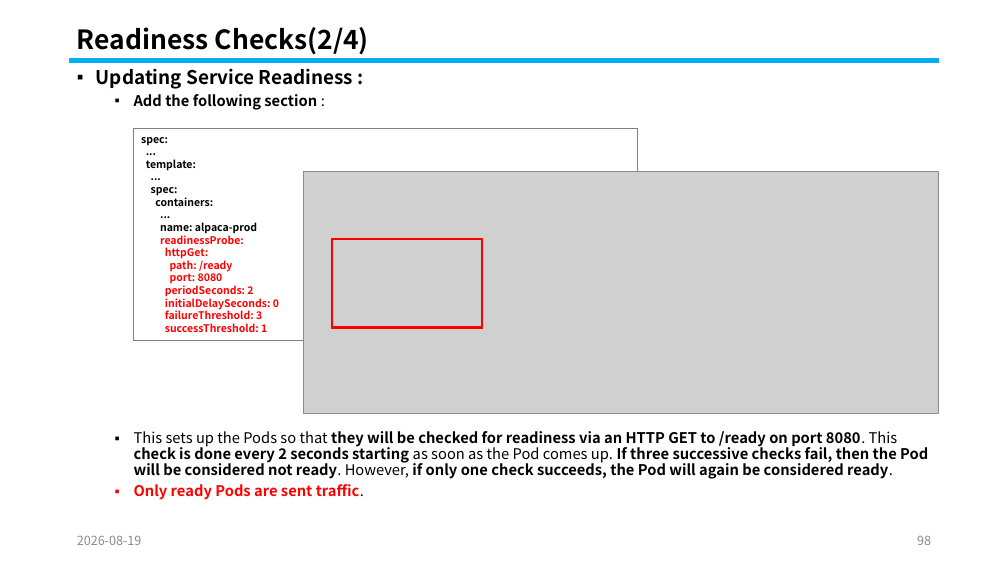
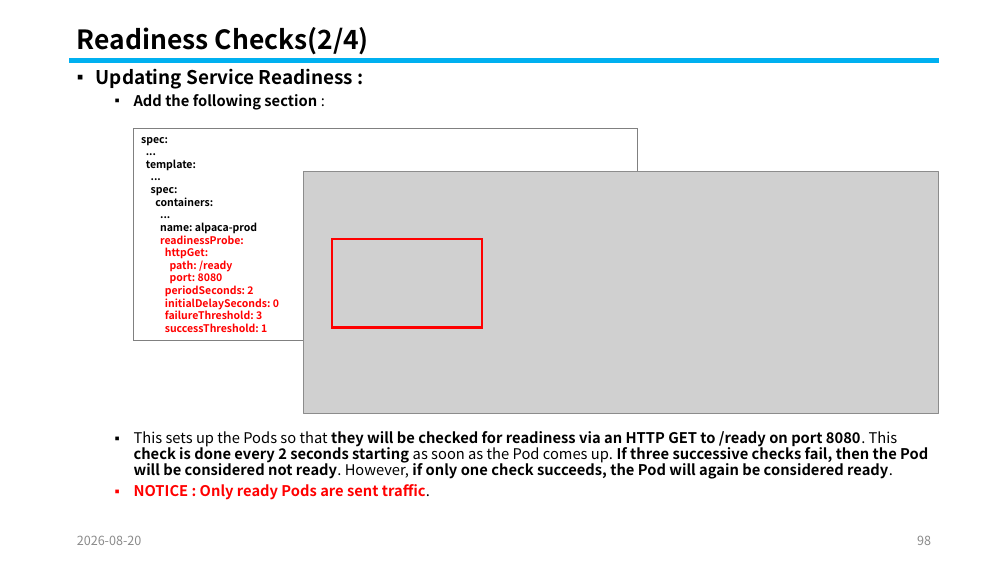
Before and after one commit to knix008/TestSimulator, a slide deck: slide 98 of Kubernetes/Kubernetes Part 02-2026.08.25.pptx. Drawn at 1008x567 pixels with LibreOffice and Linux fonts; fonts in the diff are those of the drawing; grey boxes stand for pictures. Boxes give left, top, right and bottom in pixels: in the first picture for what was removed or moved away, otherwise in the second. Text is boxed around its words. In the diff, an @@ line names an element or a change of style, - is before the commit and + after.

```diff
--- a/Kubernetes/Kubernetes Part 02-2026.08.25.pptx
+++ b/Kubernetes/Kubernetes Part 02-2026.08.25.pptx
@@ text at [134, 484, 430, 500]: text changed @@
-  ▪ Only ready Pods are sent traffic.
+  ▪ NOTICE : Only ready Pods are sent traffic.
@@ text at [77, 536, 142, 545]: text changed @@
-2026-08-19
+2026-08-20
```
Also in this commit, not shown: 115 other slides changed, 1 other file.
